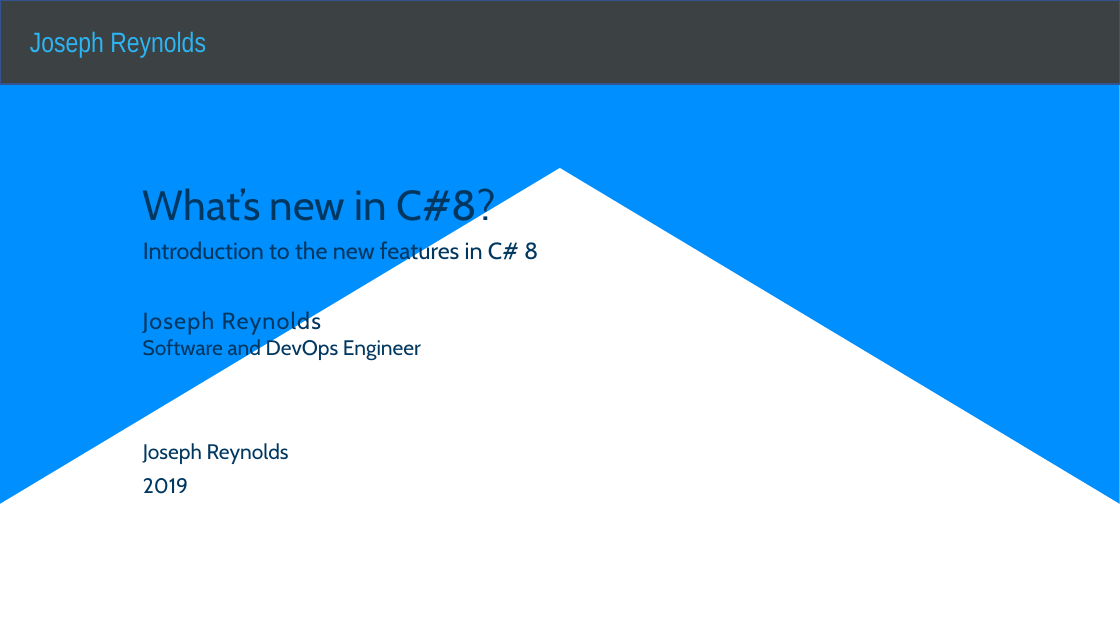
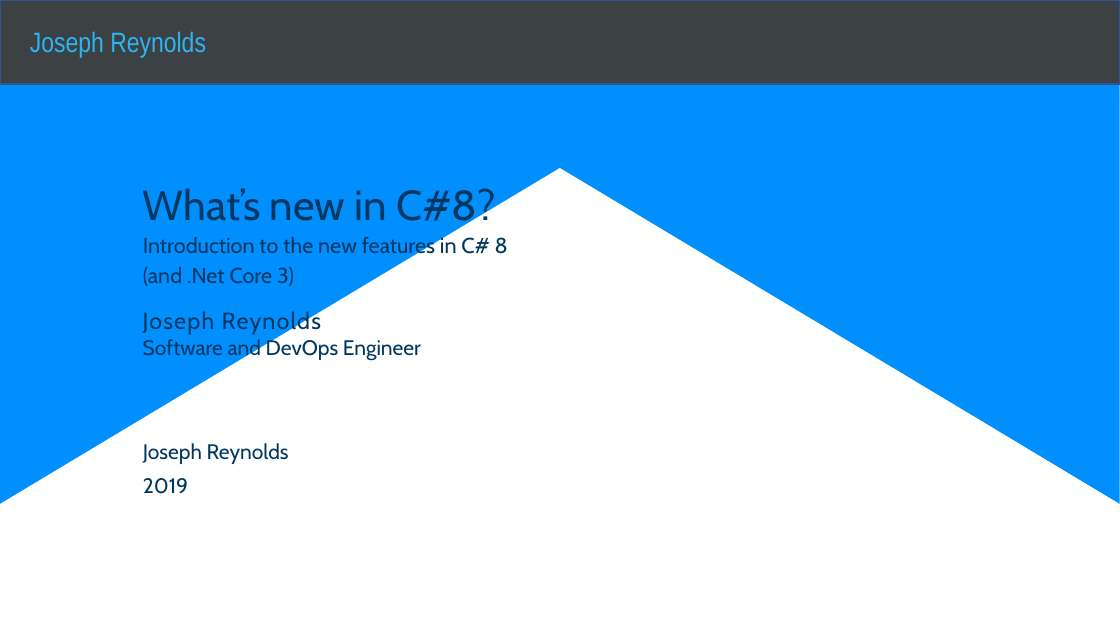
Before and after one commit to jmreynolds/CSharp8, a slide deck: slide 1 of Whats new in C#8.pptx. Drawn at 1120x630 pixels with LibreOffice and Linux fonts; fonts in the diff are those of the drawing; background and template pictures are left out. Boxes give left, top, right and bottom in pixels: in the first picture for what was removed or moved away, otherwise in the second. Text is boxed around its words. In the diff, an @@ line names an element or a change of style, - is before the commit and + after.

```diff
--- a/Whats new in C#8.pptx
+++ b/Whats new in C#8.pptx
@@ subtitle at (143,235,508,259): size 20 to 18.5 pt in "Introduction to the new features in C# ..."; line spacing 0.9 to 0.7 @@
@@ subtitle at (143,267,294,286): paragraph added @@
+(and .Net Core 3)
```
Also in this commit, not shown: 6 slides added, 1 other file.
